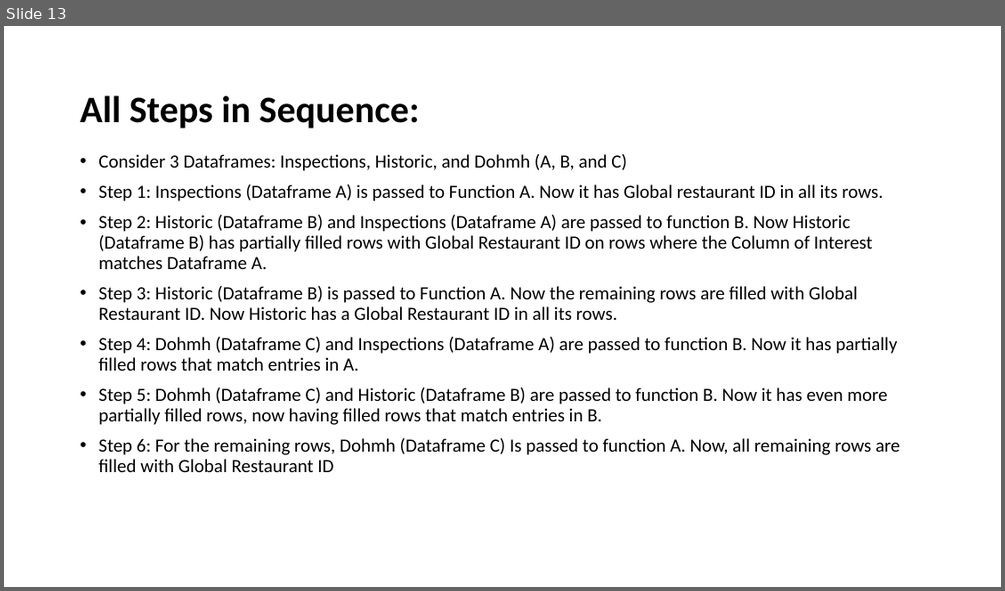
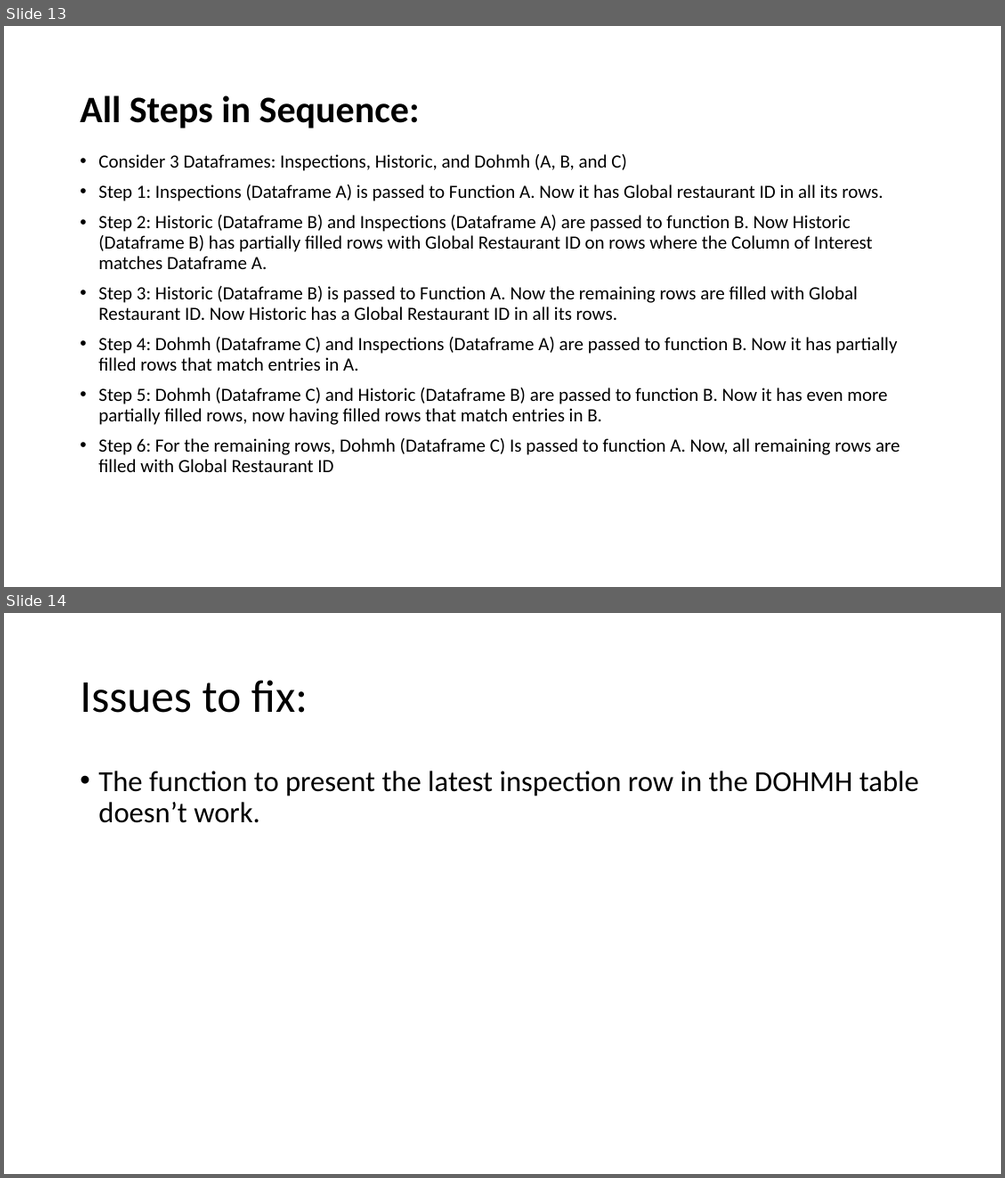
Before and after one commit to sephi-22/restaurant_services_analytics, a slide deck: ETH_Project 1.pptx. Shown one above the other, each under a label of ours: slide 13 before the commit, slides 13 and 14 after it. The pictures are 1005x591 and 1005x1178 pixels, drawn with LibreOffice and Linux fonts; fonts in the diff are those of the drawing. Boxes give left, top, right and bottom in pixels: in the first picture for what was removed or moved away, otherwise in the second. Text is boxed around its words. In the diff, an @@ line names an element or a change of style, - is before the commit and + after.

Commit message:
Added new slide

```diff
--- a/ETH_Project 1.pptx
+++ b/ETH_Project 1.pptx
@@ slide 14 added at box(4, 613, 1001, 1174), background #FFFFFF @@
@@ title added at box(80, 680, 307, 713), 44 pt, text #000000 @@
+Issues to fix:
@@ text added at box(98, 771, 919, 823), 28 pt, text #000000 @@
+• The function to present the latest inspection row in the DOHMH table doesn’t work.
```
